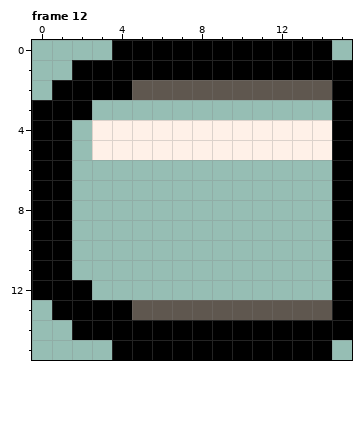
Two states of a pixel-art file, content/tiles.aseprite. The first picture shows the starting point.
16x16 pixels, 15 frames. Shown: frame 12. The commit also changed other frames, which this record leaves out.
New version:
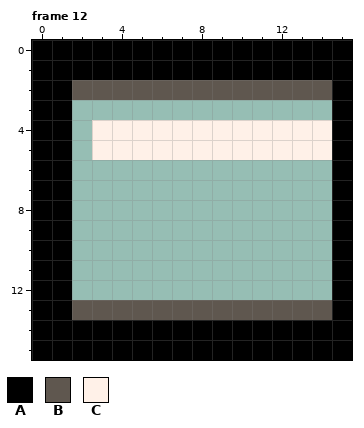
Palette (. is transparent): A #000000  B #5f574f  C #fff1e8
Changes in this commit:
--- frame 12
@@ x 0..15 @@
- 0 ....AAAAAAAAAAA.
- 1 ..AAAAAAAAAAAAAA
- 2 .AAAABBBBBBBBBBA
- 3 AAA............A
+ 0 AAAAAAAAAAAAAAAA
+ 1 AAAAAAAAAAAAAAAA
+ 2 AABBBBBBBBBBBBBA
+ 3 AA.............A
  4 AA.CCCCCCCCCCCCA
@@ x 0..15 @@
 11 AA.............A
-12 AAA............A
-13 .AAAABBBBBBBBBBA
-14 ..AAAAAAAAAAAAAA
-15 ....AAAAAAAAAAA.
+12 AA.............A
+13 AABBBBBBBBBBBBBA
+14 AAAAAAAAAAAAAAAA
+15 AAAAAAAAAAAAAAAA
Where, in picture pixels (left, top, right, bottom), the same in both pictures:
changed: (32, 40, 132, 120)
added: (332, 40, 352, 60)
changed: (32, 280, 132, 360)
added: (332, 340, 352, 360)
